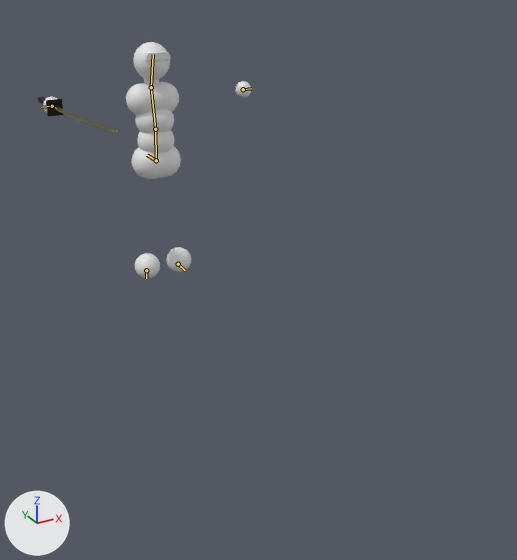
Two versions of the Blender file asset_raws/simple_combat_char.blend, one commit apart.
Before and after are seen from a 50 mm camera at (-1.87, -4.95, 2.25) aimed at (-0.03, -1.61, 0.58). The axes (+X, +Y, +Z) are drawn at lower left. The lights are the same throughout. The bones that bend it are drawn over the model as lines.

Names of what the first picture shows: 'Body', 'Sword'.
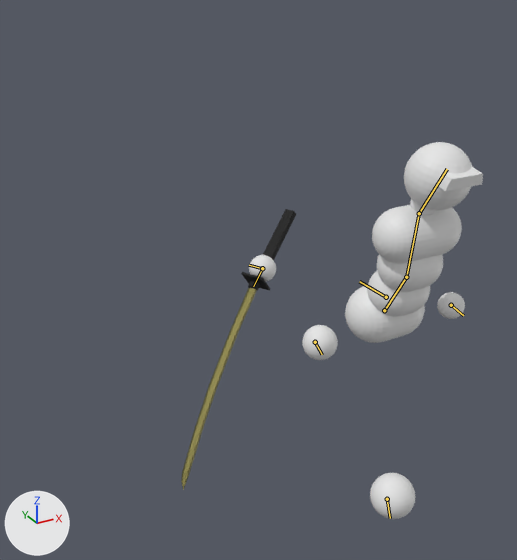
The newer file adds an action. The first version stands in its rest pose; the second is drawn at frame 17 of the action 'Running'.

Boxes (x1, y1, x2, y2) around the edits, measured in the pictures (517 x 560 px):
```json
{"object": "Body", "change": "posed", "before": [43, 42, 251, 278], "after": [249, 142, 483, 519], "on screen": "12% wider, 59% taller"}
{"object": "Sword", "change": "posed", "before": [38, 97, 119, 132], "after": [181, 209, 296, 490], "on screen": "41% wider, 683% taller"}
{"bone": "Root bone", "before": "(156, 160) to (147, 155)", "after": "(386, 297) to (359, 281)"}
{"bone": "Lower back", "before": "(156, 160) to (155, 129)", "after": "(384, 310) to (406, 277)"}
{"bone": "Upper back", "before": "(155, 129) to (151, 87)", "after": "(406, 277) to (419, 213)"}
{"bone": "Head", "before": "(151, 87) to (153, 54)", "after": "(419, 213) to (447, 169)"}
{"bone": "Hand.L", "before": "(243, 89) to (251, 88)", "after": "(451, 305) to (463, 315)"}
{"bone": "Foot.L", "before": "(178, 264) to (185, 270)", "after": "(315, 342) to (322, 354)"}
{"bone": "Hand.R", "before": "(52, 106) to (41, 107)", "after": "(262, 268) to (249, 265)"}
{"bone": "Foot.R", "before": "(146, 270) to (146, 278)", "after": "(387, 499) to (390, 518)"}
{"bone": "Sword attachment", "before": "(52, 106) to (56, 108)", "after": "(262, 268) to (253, 286)"}
```

Scene script edits in JSON lines:
```json
{"block": "bone_root_bone", "where": "bone_root_bone = bpy.data.objects['Armature'].pose.bones['Root bone']"}
{"op": "set", "path": "bone_root_bone.location", "old": "(0.0, 0.0, 0.0)", "new": "(0.0, -2.742, 0.0)"}
{"block": "bone_lower_back", "where": "bone_lower_back = bpy.data.objects['Armature'].pose.bones['Lower back']  # child of 'Root bone'"}
{"op": "set", "path": "bone_lower_back.location", "old": "(0.0, 0.0, 0.0)", "new": "(0.0, -0.066, -0.006)"}
{"op": "set", "path": "bone_lower_back.rotation_quaternion", "old": "(1.0, 0.0, 0.0, 0.0)", "new": "(0.977, -0.215, 0.0, 0.0)", "note": "degrees (0, 0, 0) -> degrees (-25, 0, 0)"}
{"block": "bone_upper_back", "where": "bone_upper_back = bpy.data.objects['Armature'].pose.bones['Upper back']  # child of 'Lower back'"}
{"op": "set", "path": "bone_upper_back.rotation_quaternion", "old": "(1.0, 0.0, 0.0, 0.0)", "new": "(0.997, 0.076, 0.0, 0.0)", "note": "degrees (0, 0, 0) -> degrees (9, 0, 0)"}
{"block": "bone_head", "where": "bone_head = bpy.data.objects['Armature'].pose.bones['Head']  # child of 'Upper back'"}
{"op": "set", "path": "bone_head.rotation_quaternion", "old": "(1.0, 0.0, 0.0, 0.0)", "new": "(1.0, 0.018, 0.0, 0.0)", "note": "degrees (0, 0, 0) -> degrees (2, 0, 0)"}
{"block": "bone_hand_l", "where": "bone_hand_l = bpy.data.objects['Armature'].pose.bones['Hand.L']  # child of 'Root bone'"}
{"op": "set", "path": "bone_hand_l.location", "old": "(0.0, 0.0, 0.0)", "new": "(-0.548, -0.412, -0.059)"}
{"op": "set", "path": "bone_hand_l.rotation_quaternion", "old": "(1.0, 0.0, 0.0, 0.0)", "new": "(0.856, -0.436, 0.153, 0.234)", "note": "degrees (0, 0, 0) -> degrees (-50, 28, 18)"}
{"block": "bone_foot_l", "where": "bone_foot_l = bpy.data.objects['Armature'].pose.bones['Foot.L']  # child of 'Root bone'"}
{"op": "set", "path": "bone_foot_l.location", "old": "(0.0, 0.0, 0.0)", "new": "(-0.036, -0.727, 0.287)"}
{"op": "set", "path": "bone_foot_l.rotation_quaternion", "old": "(1.0, 0.0, 0.0, 0.0)", "new": "(0.94, 0.071, 0.119, 0.311)", "note": "degrees (0, 0, 0) -> degrees (12, 10, 38)"}
{"block": "bone_hand_r", "where": "bone_hand_r = bpy.data.objects['Armature'].pose.bones['Hand.R']  # child of 'Root bone'"}
{"op": "set", "path": "bone_hand_r.location", "old": "(0.0, 0.0, 0.0)", "new": "(-0.375, -0.3, -0.373)"}
{"op": "set", "path": "bone_hand_r.rotation_quaternion", "old": "(1.0, 0.0, 0.0, 0.0)", "new": "(0.807, -0.484, -0.29, 0.175)", "note": "degrees (0, 0, 0) -> degrees (-68, -17, 36)"}
{"block": "bone_foot_r", "where": "bone_foot_r = bpy.data.objects['Armature'].pose.bones['Foot.R']  # child of 'Root bone'"}
{"op": "set", "path": "bone_foot_r.location", "old": "(0.0, 0.0, 0.0)", "new": "(-0.104, 0.233, -0.113)"}
{"op": "set", "path": "bone_foot_r.rotation_quaternion", "old": "(1.0, 0.0, 0.0, 0.0)", "new": "(0.996, 0.018, -0.031, -0.081)", "note": "degrees (0, 0, 0) -> degrees (2, -3, -9)"}
{"block": "bone_sword_attachment", "where": "bone_sword_attachment = bpy.data.objects['Armature'].pose.bones['Sword attachment']  # child of 'Root bone'"}
{"op": "set", "path": "bone_sword_attachment.location", "old": "(0.0, 0.0, 0.0)", "new": "(0.3, -0.373, 0.375)"}
{"op": "set", "path": "bone_sword_attachment.rotation_quaternion", "old": "(1.0, 0.0, 0.0, 0.0)", "new": "(0.807, 0.29, 0.175, 0.484)", "note": "degrees (0, 0, 0) -> degrees (40, 0, 62)"}
```
